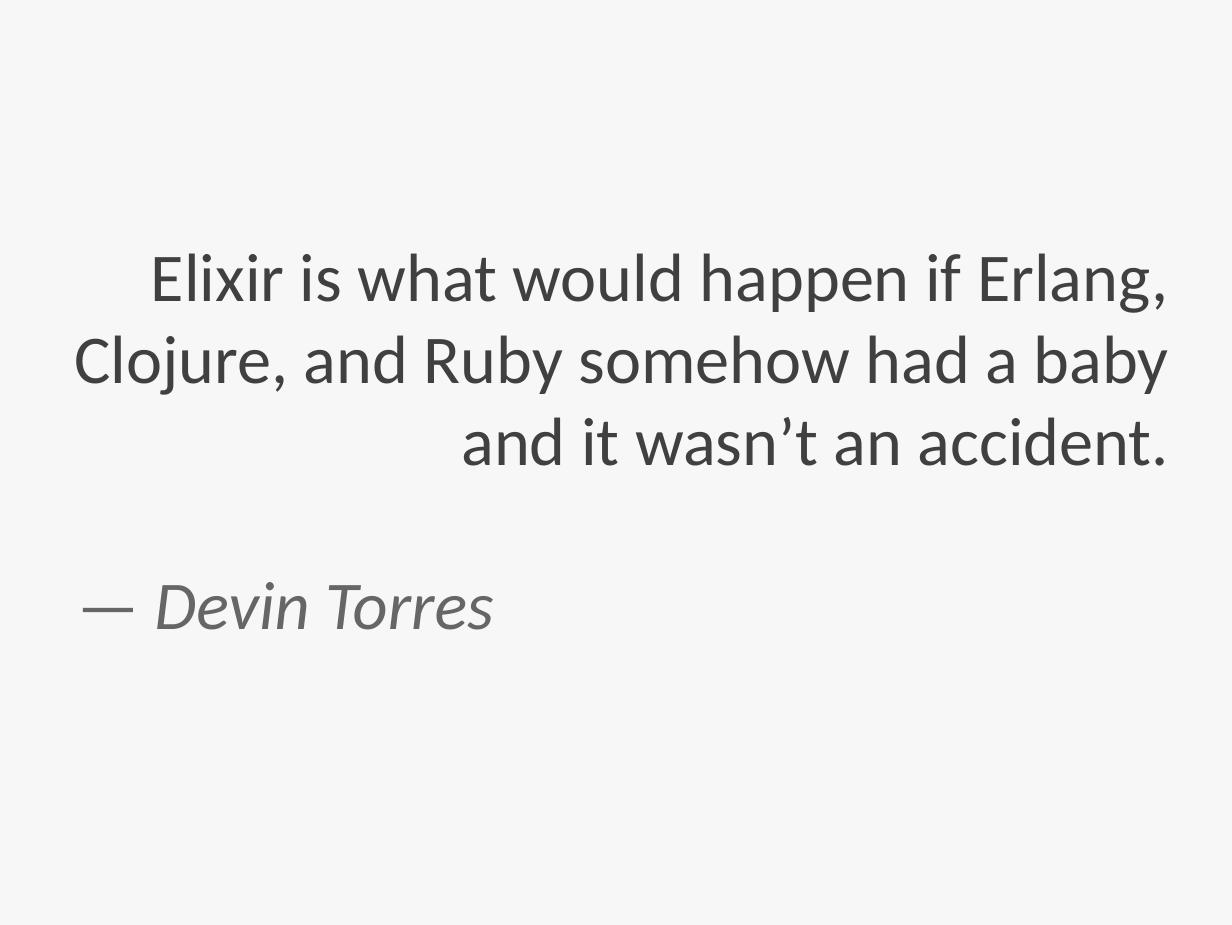
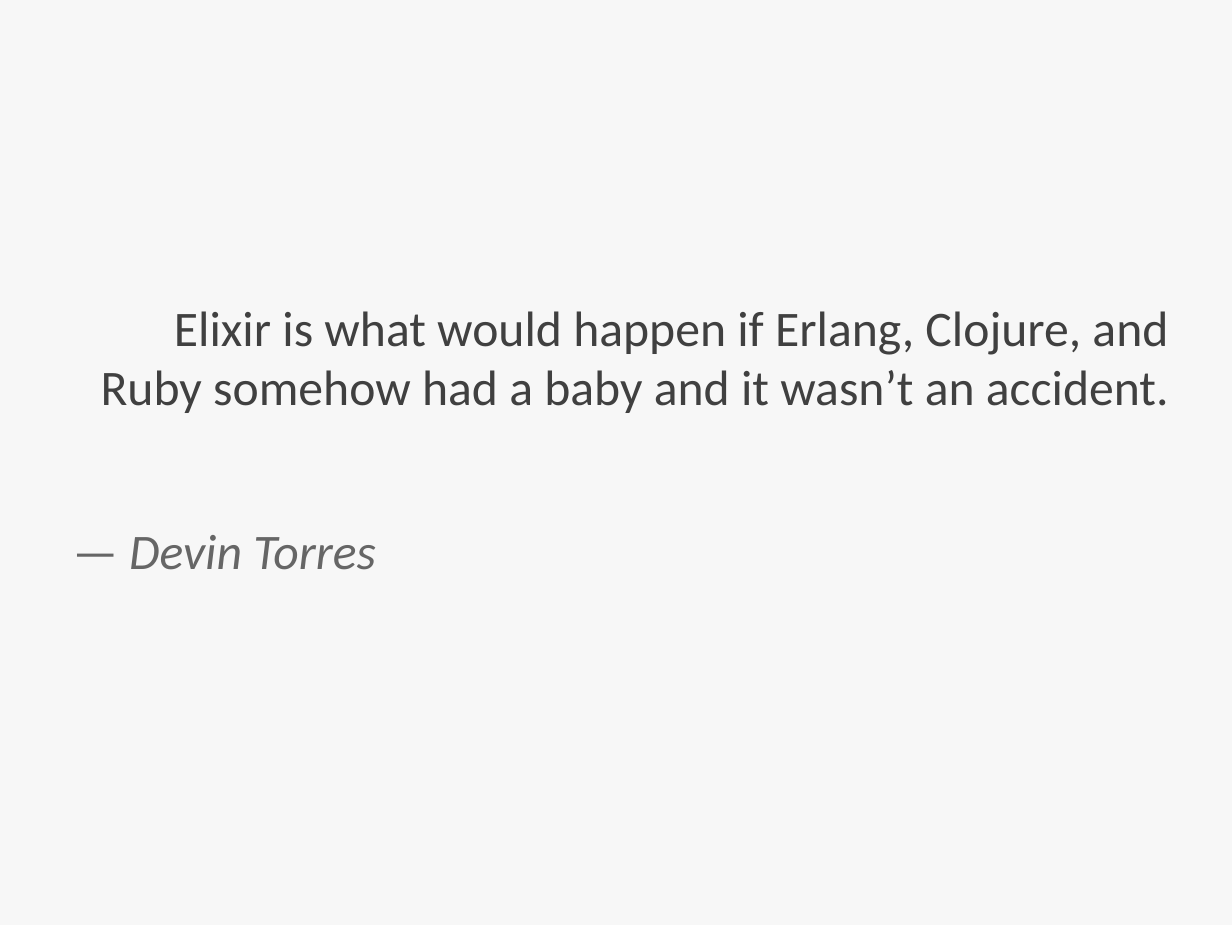
Before and after one commit to QuirkOo/secret-elixir, a slide deck: slide 2 of pres/elixir.odp. Drawn at 1232x925 pixels with LibreOffice and Linux fonts; fonts in the diff are those of the drawing. Boxes give left, top, right and bottom in pixels: in the first picture for what was removed or moved away, otherwise in the second. Text is boxed around its words. In the diff, an @@ line names an element or a change of style, - is before the commit and + after.

```diff
--- a/pres/elixir.odp
+++ b/pres/elixir.odp
@@ subtitle "Elixir is what would happen ..." at (101, 311, 1169, 570): size 44 to 32 pt; more space between paragraphs @@
```
Also in this commit, not shown: 3 other slides changed, 6 slides added, 1 slide removed, 1 other file.
